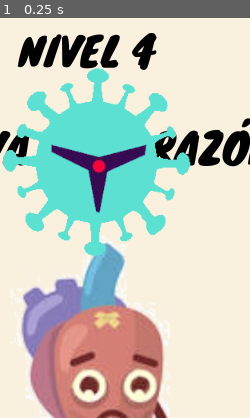
Above: before the commit, frame 1.
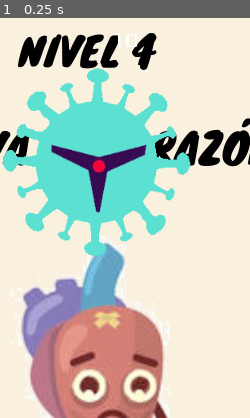
Above: after the commit, the same moment.

Repository: chapita3/BodyRescue
Game: Godot game, scene res://Level4.tscn
The game is run twice, just before and just after one commit, with the same random seed, the same clock (stepped at 60 frames per second) and the same inputs. This scene is started directly instead of the project's main scene.
Inputs:
- Up to frame 1 (0.25 s): no input
The pictures show only the part of the screen within x 30-80%, y 0-50%; the shares and areas given below are measured in that part.

The runs differ from the first frame. In frame 1, 0.1% of the frame differs, in the area x 45-56%, y 4-8%.

Commit message:
Nivel 4
Se le agregaron funcionalidades al boss, todavía no detecta el choque con la bala.
El ataque del vos está incompleto.

Diff:
--- /dev/null
+++ b/Ataque.gd
@@ -0,0 +1,39 @@
+extends Area2D #Tutorial_Part4 ==> UKfzBnfh4Ak
+
+var speed=50
+var steer_force=0
+var velocity = Vector2()
+var acceleration = Vector2()
+var target = null
+
+func start(_position, _direction, _target=null):
+	position = _position
+	rotation = _direction.angle()
+	velocity = _direction * speed
+	target = _target
+
+func seek():
+	var desired = (target.position - position).normalized() * speed
+	var steer = (desired - velocity).normalized() * steer_force
+	return steer
+
+func _process(delta):
+	if target:
+		acceleration += seek()
+		velocity += acceleration * delta
+		velocity = velocity.clamped(speed)
+		rotation = velocity.angle()
+	position += velocity * delta
+
+func explode():
+	set_process(false)
+	velocity = Vector2()
+	$Sprite.hide()
+	$Explosion.show()
+	$Explosion.play("smoke")
+
+func _on_Lifetime_timeout():
+	explode()
+
+func _on_Explosion_animation_finished():
+	queue_free()
--- a/Ataque.tscn
+++ b/Ataque.tscn
@@ -1,6 +1,7 @@
-[gd_scene load_steps=4 format=2]
+[gd_scene load_steps=5 format=2]
 
 [ext_resource path="res://Juego/ataque2.png" type="Texture" id=1]
+[ext_resource path="res://Ataque.gd" type="Script" id=2]
 
 [sub_resource type="SpriteFrames" id=1]
 animations = [ {
@@ -14,6 +15,7 @@
 radius = 29.7985
 
 [node name="Ataque" type="Area2D"]
+script = ExtResource( 2 )
 
 [node name="AnimatedSprite" type="AnimatedSprite" parent="."]
 position = Vector2( -1.0413, -0.171434 )
--- a/Bacteria.tscn
+++ b/Bacteria.tscn
@@ -25,9 +25,24 @@
 "name": "grande8",
 "speed": 5.0
 }, {
+"frames": [ ExtResource( 13 ) ],
+"loop": true,
+"name": "chica5",
+"speed": 5.0
+}, {
+"frames": [ ExtResource( 1 ) ],
+"loop": true,
+"name": "grande1",
+"speed": 5.0
+}, {
 "frames": [ ExtResource( 6 ) ],
 "loop": true,
 "name": "chica7",
+"speed": 5.0
+}, {
+"frames": [ ExtResource( 17 ) ],
+"loop": true,
+"name": "grande7",
 "speed": 5.0
 }, {
 "frames": [ ExtResource( 14 ) ],
@@ -35,14 +50,39 @@
 "name": "grande5",
 "speed": 5.0
 }, {
+"frames": [ ExtResource( 16 ) ],
+"loop": true,
+"name": "grande6",
+"speed": 5.0
+}, {
+"frames": [ ExtResource( 10 ) ],
+"loop": true,
+"name": "chica4",
+"speed": 5.0
+}, {
+"frames": [ ExtResource( 11 ) ],
+"loop": true,
+"name": "chica6",
+"speed": 5.0
+}, {
+"frames": [ ExtResource( 3 ) ],
+"loop": true,
+"name": "chica1",
+"speed": 5.0
+}, {
+"frames": [ ExtResource( 12 ) ],
+"loop": true,
+"name": "chica8",
+"speed": 5.0
+}, {
+"frames": [ ExtResource( 7 ) ],
+"loop": true,
+"name": "grande3",
+"speed": 5.0
+}, {
 "frames": [ ExtResource( 8 ) ],
 "loop": true,
 "name": "grande4",
-"speed": 5.0
-}, {
-"frames": [ ExtResource( 16 ) ],
-"loop": true,
-"name": "grande6",
 "speed": 5.0
 }, {
 "frames": [ ExtResource( 9 ) ],
@@ -50,56 +90,14 @@
 "name": "chica3",
 "speed": 5.0
 }, {
-"frames": [ ExtResource( 1 ) ],
+"frames": [ ExtResource( 4 ) ],
 "loop": true,
-"name": "grande1",
-"speed": 5.0
-}, {
-"frames": [ ExtResource( 11 ) ],
-"loop": true,
-"name": "chica6",
-"speed": 5.0
-}, {
-"frames": [ ExtResource( 13 ) ],
-"loop": true,
-"name": "chica5",
-"speed": 5.0
-}, {
-"frames": [ ExtResource( 3 ) ],
-"loop": true,
-"name": "chica1",
-"speed": 5.0
-}, {
-"frames": [ ExtResource( 10 ) ],
-"loop": true,
-"name": "chica4",
-"speed": 5.0
-}, {
-"frames": [ ExtResource( 12 ) ],
-"loop": true,
-"name": "chica8",
+"name": "grande2",
 "speed": 5.0
 }, {
 "frames": [ ExtResource( 5 ) ],
 "loop": true,
 "name": "chica2",
-"speed": 5.0
-}, {
-
-"frames": [ ExtResource( 4 ) ],
-"loop": true,
-"name": "grande2",
-"speed": 5.0
-}, {
-"frames": [ ExtResource( 7 ) ],
-"loop": true,
-"name": "grande3",
-"speed": 5.0
-}, {
-
-"frames": [ ExtResource( 17 ) ],
-"loop": true,
-"name": "grande7",
 "speed": 5.0
 } ]
 
--- a/Bala.gd
+++ b/Bala.gd
@@ -24,12 +24,11 @@
 		if "Bacteria" in body.name:
 			body.elim()
 			Global.new_bacteria_kill()
-			kill_bala()
 		else:
 			if "Bala" in body.name:
 				body.kill_bala()
-				kill_bala()
 
+		kill_bala()
 
 func _on_Visibilidad_screen_exited():
 	queue_free()
--- a/Boss.gd
+++ b/Boss.gd
@@ -1,11 +1,63 @@
-extends Area2D
+extends KinematicBody2D
 
+signal life_modify
 
+export (PackedScene) var Attack_thing
+onready var parent=get_parent()
+var speed=1000
+var alive=false
+var life=5000
+var velocity=Vector2(1000,0)
+var attack=false
+var target
+var target_dir
+var current_dir
 
 func _ready():
 	$AnimatedSprite.animation= "normal"
+	$Area2D/CollisionShapeBoos.disabled=false
+	$TimerAttack.start()
 
+func _physics_process(delta):
+	if not alive:
+		return
+	control(delta)
+	move_and_slide(velocity)
+	if(attack):
+		#target=Global.getNave()
+		#target_dir=(target.global_position-global_position).normalized()
+		#current_dir=Vector2(1,0).rotated(self.global_rotation)
+		#self.global_rotation=current_dir.linear_interpolate(target_dir,self.speed*delta).angle()
+		pass
 
+func control(delta):
+	if parent is PathFollow2D:
+		parent.set_offset(parent.get_offset() + speed * delta)
+		position=Vector2()
 
-#func _process(delta):
-#	pass
+func _process(delta):
+	pass
+
+func set_alive(x):
+	alive=x
+
+func change_health():
+	life-=10
+	emit_signal("life_modify",life)
+
+func _on_Area2D_body_entered(body):
+	var aux=body.name
+	if ("Bala" in body.name):
+		life-=10
+		emit_signal("life_modify",life)
+
+func shoot():
+	var dir=Vector2(1,0).rotated(self.global_rotation)
+
+func _on_TimerAttack_timeout():
+	attack=true
+	$TimerAttackStop.start()
+
+func _on_TimerAttackStop_timeout():
+	attack=false
+	$TimerAttack.start()
--- a/Boss.tscn
+++ b/Boss.tscn
@@ -1,9 +1,10 @@
-[gd_scene load_steps=7 format=2]
+[gd_scene load_steps=8 format=2]
 
 [ext_resource path="res://Boss.gd" type="Script" id=1]
 [ext_resource path="res://Juego/boss_Angry.png" type="Texture" id=2]
 [ext_resource path="res://Juego/boss_Normal.png" type="Texture" id=3]
 [ext_resource path="res://Juego/boss_dead.png" type="Texture" id=4]
+[ext_resource path="res://Ataque.tscn" type="PackedScene" id=5]
 
 [sub_resource type="SpriteFrames" id=1]
 animations = [ {
@@ -26,8 +27,9 @@
 [sub_resource type="CircleShape2D" id=2]
 radius = 83.4266
 
-[node name="Boss" type="Area2D"]
+[node name="Boss" type="KinematicBody2D"]
 script = ExtResource( 1 )
+Attack_thing = ExtResource( 5 )
 
 [node name="AnimatedSprite" type="AnimatedSprite" parent="."]
 position = Vector2( -4.57764e-05, 0 )
@@ -38,3 +40,20 @@
 [node name="CollisionShape2D" type="CollisionShape2D" parent="."]
 position = Vector2( 0.880264, 0.880257 )
 shape = SubResource( 2 )
+
+[node name="Area2D" type="Area2D" parent="."]
+
+[node name="CollisionShapeBoos" type="CollisionShape2D" parent="Area2D"]
+position = Vector2( 0.880264, 0.880257 )
+shape = SubResource( 2 )
+
+[node name="TimerAttack" type="Timer" parent="."]
+wait_time = 10.0
+one_shot = true
+
+[node name="TimerAttackStop" type="Timer" parent="."]
+wait_time = 4.0
+one_shot = true
+[connection signal="body_entered" from="Area2D" to="." method="_on_Area2D_body_entered"]
+[connection signal="timeout" from="TimerAttack" to="." method="_on_TimerAttack_timeout"]
+[connection signal="timeout" from="TimerAttackStop" to="." method="_on_TimerAttackStop_timeout"]
--- a/Global.gd
+++ b/Global.gd
@@ -2,6 +2,7 @@
 
 const SAVE_PATH = "user://saves.sav"
 var bactKill=0
+var nave
 
 var player = {
 #"username":"",
@@ -25,7 +26,6 @@
 	save_game.store_line(to_json(player))
 	save_game.close()
 
-
 func load_game():
 	var save_game = File.new()
 	if (!save_game.file_exists(SAVE_PATH)):
@@ -34,3 +34,9 @@
 	player = parse_json(save_game.get_line())
 	save_game.close()
 	#return player
+
+func setNave(n):
+	nave=n
+
+func getNave():
+	return nave
--- a/HUD_game.gd
+++ b/HUD_game.gd
@@ -14,6 +14,9 @@
 
 func actualizarEnemigos(e):
 	$Enemigos.text = str(e)
+
+func actualizarVidaBoss(vida):
+	$VidaBoss.text=str(vida)
 
 func _on_Level1_start_HUD1():
 	$Vidas.visible=true
@@ -50,6 +53,7 @@
 	$Vitamina.visible=true
 	$Reloj.visible=true
 	$Score.visible=true
+	$VidaBoss.visible=true
 	$AnticuerposPic.visible=false
 	$Anticuerpos.visible=false
 	$Enemigos.visible=false
--- a/HUD_game.tscn
+++ b/HUD_game.tscn
@@ -119,3 +119,17 @@
 __meta__ = {
 "_edit_use_anchors_": false
 }
+
+[node name="VidaBoss" type="Label" parent="."]
+margin_left = 252.418
+margin_top = 11.3445
+margin_right = 292.418
+margin_bottom = 31.3445
+rect_scale = Vector2( 1.2, 1.2 )
+custom_fonts/font = SubResource( 4 )
+text = "10"
+align = 1
+valign = 1
+__meta__ = {
+"_edit_use_anchors_": false
+}
--- a/Level4.gd
+++ b/Level4.gd
@@ -3,8 +3,9 @@
 export (PackedScene) var Bacteria
 signal start_HUD4
 signal hide_HUD
+signal start_boss
 
-var ScoreInicial
+var ScoreInicial=0
 
 var player = {
 #"username":"",
@@ -21,8 +22,9 @@
 func _on_TimerStart_timeout():
 	$Start.hide()
 	emit_signal("start_HUD4")
+	#emit_signal("start_boss",true)
 	$Nave.inicio($InitialPosition.position) #posicion de inicio del jugador
-	$InicioTimer.start()
+	#$InicioTimer.start()
 	$Nave.show()
 	$background.show()
 	Global.load_game()
@@ -31,6 +33,7 @@
 	Global.new_game()
 	$HUD_game.actualizarScore(ScoreInicial)
 	$HUD_game.actualizarVidas(player.lives)
+	$HUD_game.actualizarVidaBoss($Paths/PathBoss/PathFollowBoss/Boss.life)
 
 func game_over():
 	$BacteriaTimer.stop()
@@ -63,6 +66,9 @@
 	player.score += 1
 	$HUD_game.actualizarScore(player.score)
 
+func life_modify(life):
+	$HUD_game.actualizarVidaBoss(life)
+
 func _on_BacteriaTimer_timeout():
 	#Seleccionar un lugar aleatorio en el camino
 	$Camino/BacteriaPosicion.set_offset(randi())
--- a/Level4.tscn
+++ b/Level4.tscn
@@ -11,14 +11,19 @@
 [ext_resource path="res://fonts/Xolonium-Regular.ttf" type="DynamicFontData" id=9]
 [ext_resource path="res://Boss.tscn" type="PackedScene" id=10]
 
-[sub_resource type="DynamicFont" id=2]
+[sub_resource type="DynamicFont" id=1]
 size = 26
 outline_color = Color( 0, 0, 0, 1 )
 font_data = ExtResource( 9 )
 
-[sub_resource type="Curve2D" id=1]
+[sub_resource type="Curve2D" id=2]
 _data = {
 "points": PoolVector2Array( 0, 0, 0, 0, -0.555359, 0.113968, 0, 0, 0, 0, 502.144, 1.28033, 0, 0, 0, 0, 500.977, 797.901, 0, 0, 0, 0, -1.72168, 799.067, 0, 0, 0, 0, -0.555359, 4.77939, 0, 0, 0, 0, -0.555359, 0.113968 )
+}
+
+[sub_resource type="Curve2D" id=3]
+_data = {
+"points": PoolVector2Array( 0, 0, 0, 0, 56.4304, 72.5265, 0, 0, 0, 0, 453.107, 74.7426, 0, 0, 0, 0, 58.6465, 184.438, 0, 0, 0, 0, 448.675, 254.244, 0, 0, 0, 0, 250.336, 295.241, 0, 0, 0, 0, 56.4304, 72.5265 )
 }
 
 [node name="Level4" type="Node"]
@@ -93,7 +98,8 @@
 one_shot = true
 
 [node name="Camino" type="Path2D" parent="."]
-curve = SubResource( 1 )
+position = Vector2( 1.10803, 0 )
+curve = SubResource( 2 )
 
 [node name="BacteriaPosicion" type="PathFollow2D" parent="Camino"]
 position = Vector2( -0.555359, 0.113968 )
@@ -123,10 +129,21 @@
 
 [node name="HUD_game" parent="." instance=ExtResource( 8 )]
 
-[node name="Boss" parent="." instance=ExtResource( 10 )]
-position = Vector2( 247.731, 143.197 )
+[node name="Paths" type="Node2D" parent="."]
+
+[node name="PathBoss" type="Path2D" parent="Paths"]
+curve = SubResource( 3 )
+
+[node name="PathFollowBoss" type="PathFollow2D" parent="Paths/PathBoss"]
+position = Vector2( 56.4304, 72.5265 )
+rotation = 0.00558577
+
+[node name="Boss" parent="Paths/PathBoss/PathFollowBoss" instance=ExtResource( 10 )]
+position = Vector2( 191.692, 69.6012 )
+rotation = -0.00558383
 [connection signal="hide_HUD" from="." to="HUD_game" method="hide_HUD"]
 [connection signal="start_HUD4" from="." to="HUD_game" method="_on_Level4_start_HUD4"]
+[connection signal="start_boss" from="." to="Paths/PathBoss/PathFollowBoss/Boss" method="set_alive"]
 [connection signal="pressed" from="Again" to="." method="play_again"]
 [connection signal="timeout" from="BacteriaTimer" to="." method="_on_BacteriaTimer_timeout"]
 [connection signal="timeout" from="ScoreTimer" to="." method="_on_ScoreTimer_timeout"]
@@ -134,3 +151,4 @@
 [connection signal="golpe" from="Nave" to="." method="game_over"]
 [connection signal="timeout" from="Prev_level" to="." method="_on_Prev_level_timeout"]
 [connection signal="timeout" from="TimerStart" to="." method="_on_TimerStart_timeout"]
+[connection signal="life_modify" from="Paths/PathBoss/PathFollowBoss/Boss" to="." method="life_modify"]
--- a/SNave.gd
+++ b/SNave.gd
@@ -50,6 +50,7 @@
 		$CollisionShapelado.disabled=true
 	cantBact=Global.bactKill
 	emit_signal("killed",cantBact)
+	Global.setNave(self)
 
 func _on_Nave_body_entered(body):  #cuando hay una colision con un cuerpo
 	hide()   #se oculta cuando recibe un golpe
Not shown: 2 places in Level4.tscn that only renumber resources
